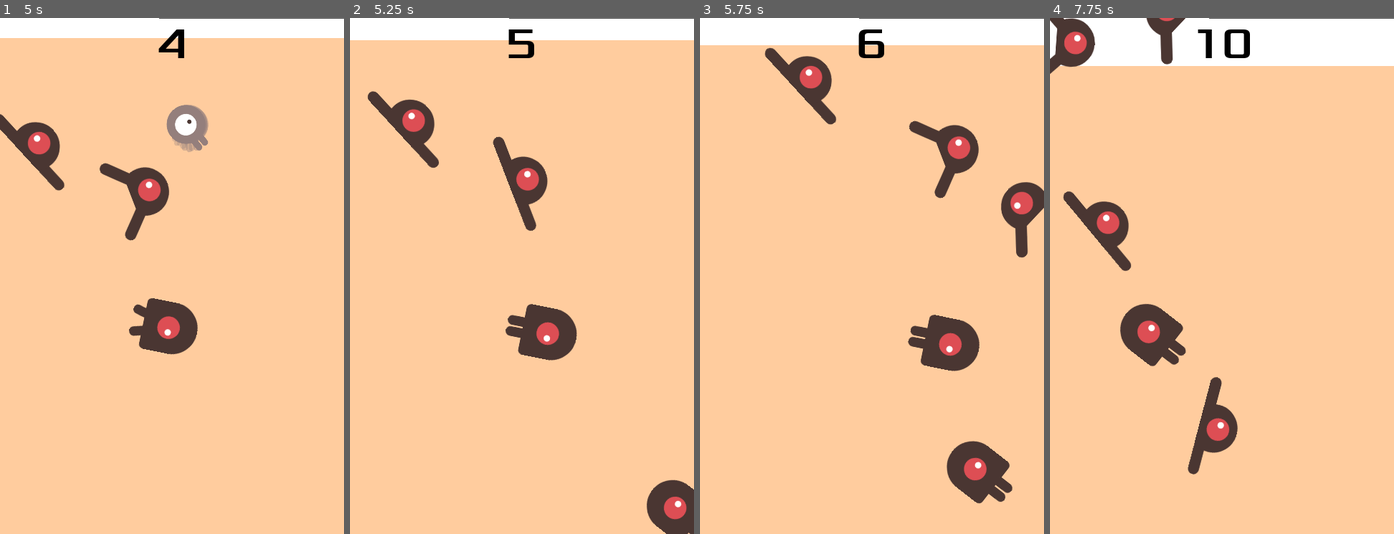
Above: before the commit, frames 1-4 (left to right).
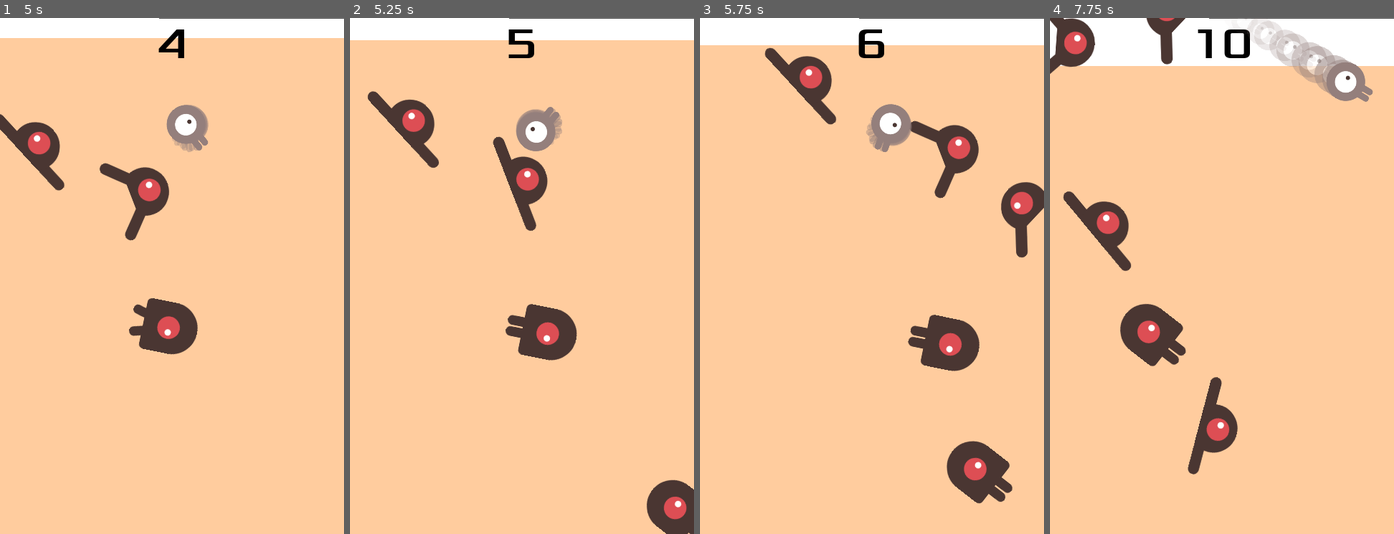
Above: after the commit, the same moments.

Repository: PaulThomasRowe/boba-tea-wizardry
Game: Godot game, scene res://main.tscn
Same seed, same stepped clock (60 frames per second), same inputs: the game is played once before the commit and once after it.
Inputs:
- Up to frame 1 (5 s): click "Start" at 0.5 s; tap Enter at 1.25 s; hold D (move_right) 1.28-2.03 s; hold S (move_down) 2.03-2.78 s; hold D (move_right) 2.78-3.53 s; hold W (move_up) 3.53-4.28 s; hold A (move_left) from 4.28 s (still down)
- Up to frame 2 (5.25 s): keep holding A (move_left)
- Up to frame 3 (5.75 s): keep holding A (move_left)
- Up to frame 4 (7.75 s): release A (move_left) at 5.78 s; hold S (move_down) 5.78-6.53 s; hold D (move_right) 6.53-7.28 s; hold W (move_up) from 7.28 s (still down)

Frame 1 is identical in both runs. In frame 2, 0.9% of the frame differs, in the area x 48-62%, y 17-26%; in frame 3, 0.9%; in frame 4, 2.0%, in the area x 57-94%, y 0-17%.

Commit message:
feat: implement new game over

Diff:
--- a/hud.gd
+++ b/hud.gd
@@ -10,12 +10,8 @@
 	$MessageTimer.start()
 
 func show_game_over():
-	show_message("Game Over")
+	show_message("Game Over\nBoba Wizard")
 	await $MessageTimer.timeout
-	$MessageLabel.text = "Boba\nWizard"
-	$MessageLabel.show()
-	await get_tree().create_timer(1).timeout
-	$StartButton.show()
 
 func update_score(score):
 	$ScoreLabel.text = str(score)
--- a/main.gd
+++ b/main.gd
@@ -8,22 +8,33 @@
 	$ScoreTimer.wait_time = 0.5  # Update every half second instead of every second
 
 func game_over():
-	pass
-	#$ScoreTimer.stop()
-	#$MobTimer.stop()
-	#$HUD.show_game_over()
-	#$Music.stop()
+	$ScoreTimer.stop()
+	$MobTimer.stop()
+	$HUD.show_game_over()
+	$Music.stop()
 	#$DeathSound.play()
+
+	# Hide player and clear all mobs
+	$Player.hide()
+	get_tree().call_group("mobs", "queue_free")
+
+	# Show the Start Button after the delay
+	$HUD/StartButton.show()
 
 func new_game():
 	get_tree().call_group(&"mobs", &"queue_free")
 	score = 0
 	milk_tea_level = 1.0
+
+	# Place the player in the start position
 	$Player.start($StartPosition.position)
+	$Player.show()
 	$StartTimer.start()
+
 	$HUD.update_score(score)
 	$HUD.update_milk_tea_level(milk_tea_level)
 	$HUD.show_message("Get Ready")
+
 	fade_music_in()
 
 func fade_music_in() -> void:
@@ -32,6 +43,7 @@
 
 	$Music.volume_db = -90.0 # Mute the player
 	$Music.play() # Start playing
+
 	# Use tweens for transition:
 	var tween = create_tween().set_ease(Tween.EASE_OUT).set_trans(Tween.TRANS_EXPO)
 	tween.tween_property($Music, "volume_db", default_music_db, fade_time)
@@ -67,12 +79,13 @@
 	milk_tea_level -= 0.01  # Decrease by 1% each time
 	milk_tea_level = max(milk_tea_level, 0)  # Ensure it doesn't go below 0
 	$HUD.update_milk_tea_level(milk_tea_level)
+	if milk_tea_level <= 0:
+		game_over()
 
 func _on_StartTimer_timeout():
 	$MobTimer.start()
 	$ScoreTimer.start()
 
 func _process(delta):
-	# TODO: implement game over in another PR
 	if milk_tea_level <= 0:
 		game_over()
--- a/main.tscn
+++ b/main.tscn
@@ -45,7 +45,6 @@
 stream = ExtResource("6_hp1r0")
 
 [connection signal="start_game" from="HUD" to="." method="new_game"]
-[connection signal="hit" from="Player" to="." method="game_over"]
 [connection signal="timeout" from="MobTimer" to="." method="_on_MobTimer_timeout"]
 [connection signal="timeout" from="ScoreTimer" to="." method="_on_ScoreTimer_timeout"]
 [connection signal="timeout" from="StartTimer" to="." method="_on_StartTimer_timeout"]
--- a/player.gd
+++ b/player.gd
@@ -1,6 +1,4 @@
 extends Area2D
-
-signal hit
 
 var player_speed = 400
 var rotation_speed = 7
@@ -40,15 +38,7 @@
 		$AnimatedSprite2D.animation = &"up"
 		rotation = PI if velocity.y > 0 else 0
 
-
 func start(pos):
 	position = pos
 	show()
 	$CollisionShape2D.disabled = false
-
-
-func _on_body_entered(_body):
-	hide() # Player disappears after being hit.
-	hit.emit()
-	# Must be deferred as we can't change physics properties on a physics callback.
-	$CollisionShape2D.set_deferred(&"disabled", true)
Not shown: 1 places in main.tscn that only renumber resources
Not shown: 1 places in player.tscn that only renumber resources
